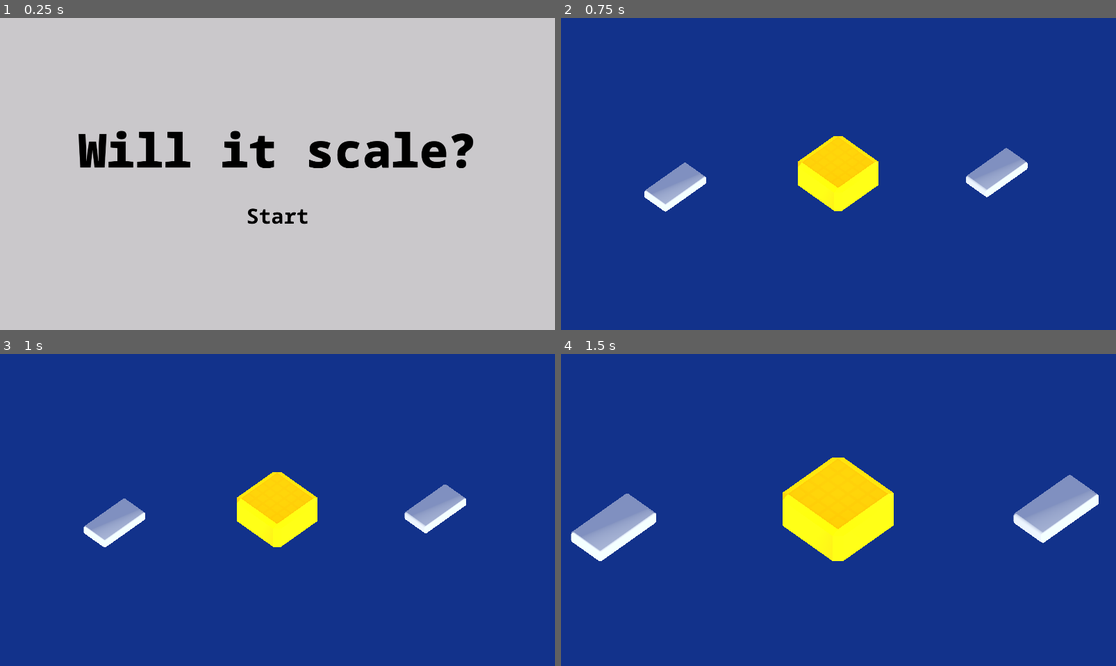
Above: before the commit, frames 1-4 (two rows, left to right).
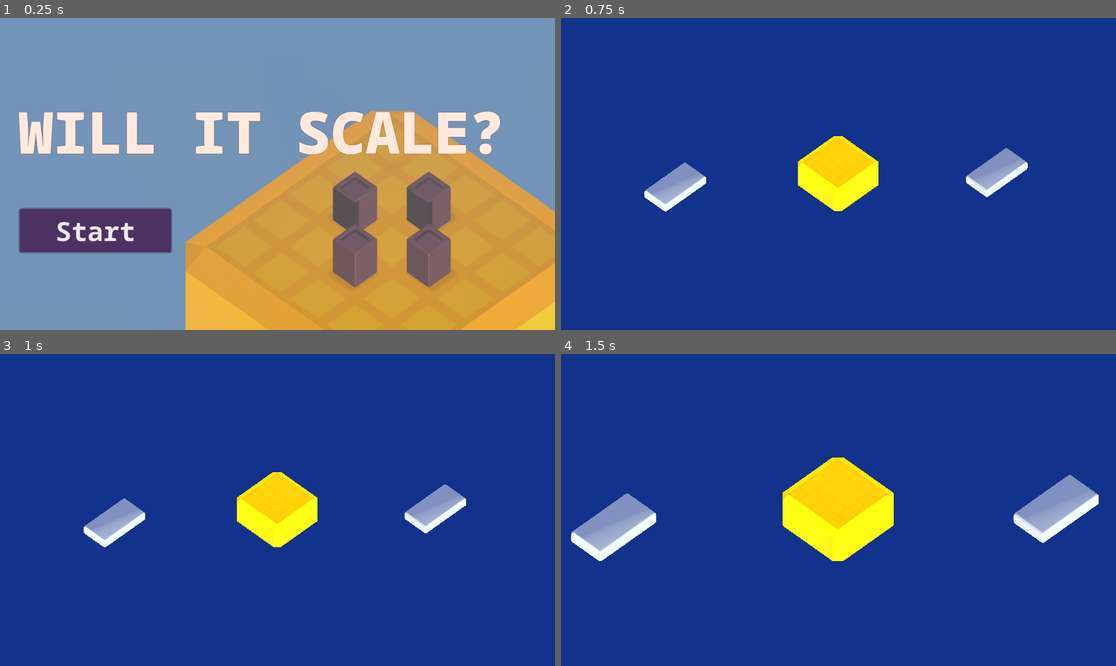
Above: after the commit, the same moments.

Repository: maroun-baydoun/will-it-scale
Game: Godot game, scene res://gui/title-screen.tscn
Same seed, same stepped clock (60 frames per second), same inputs: the game is played once before the commit and once after it.
Inputs (mouse positions are in pixels of both pictures, inside the frame that each line leads up to):
- Up to frame 1 (0.25 s): no input
- Up to frame 2 (0.75 s): click "Start" at 0.5 s
- Up to frame 3 (1 s): no input
- Up to frame 4 (1.5 s): move the mouse to (960, 494) at 1.27 s; hold Mouse wheel up (zoom_in) from 1.28 s (still down); click (960, 494) at 1.42 s

The runs differ from the first frame. In frame 1, 100% of the frame differs, in the area x 0-100%, y 0-100%; in frame 2, nothing differs; in frame 3, nothing differs; in frame 4, nothing differs.

Commit message:
Update the style of the title screen

Diff:
--- a/gui/title-screen.tscn
+++ b/gui/title-screen.tscn
@@ -1,8 +1,41 @@
-[gd_scene load_steps=4 format=3 uid="uid://44ttyactn16f"]
+[gd_scene load_steps=7 format=3 uid="uid://44ttyactn16f"]
 
 [ext_resource type="FontFile" uid="uid://bq78y68oopj5i" path="res://assets/fonts/NotoSansMono-Black.ttf" id="1_q5qxu"]
 [ext_resource type="Script" path="res://scripts/title-screen.gd" id="1_tnf8e"]
+[ext_resource type="Texture2D" uid="uid://bfjcoosfop2g7" path="res://assets/textures/splash.png" id="2_hcly1"]
 [ext_resource type="FontFile" uid="uid://cp55nkphtgax0" path="res://assets/fonts/NotoSansMono-Bold.ttf" id="2_jud00"]
+
+[sub_resource type="StyleBoxFlat" id="StyleBoxFlat_84125"]
+content_margin_left = 128.0
+content_margin_top = 16.0
+content_margin_right = 128.0
+content_margin_bottom = 16.0
+bg_color = Color(0.278431, 0.14902, 0.341176, 0.886275)
+border_width_left = 4
+border_width_top = 4
+border_width_right = 4
+border_width_bottom = 4
+border_color = Color(0.278431, 0.14902, 0.341176, 0.372549)
+corner_radius_top_left = 10
+corner_radius_top_right = 10
+corner_radius_bottom_right = 10
+corner_radius_bottom_left = 10
+
+[sub_resource type="StyleBoxFlat" id="StyleBoxFlat_qx56p"]
+content_margin_left = 128.0
+content_margin_top = 16.0
+content_margin_right = 128.0
+content_margin_bottom = 16.0
+bg_color = Color(0.160784, 0.0784314, 0.2, 0.886275)
+border_width_left = 4
+border_width_top = 4
+border_width_right = 4
+border_width_bottom = 4
+border_color = Color(0.278431, 0.14902, 0.341176, 0.372549)
+corner_radius_top_left = 10
+corner_radius_top_right = 10
+corner_radius_bottom_right = 10
+corner_radius_bottom_left = 10
 
 [node name="Node" type="Node"]
 script = ExtResource("1_tnf8e")
@@ -18,6 +51,16 @@
 grow_horizontal = 2
 grow_vertical = 2
 
+[node name="TextureRect" type="TextureRect" parent="CanvasLayer/TitleScreen"]
+layout_mode = 1
+anchors_preset = 15
+anchor_right = 1.0
+anchor_bottom = 1.0
+grow_horizontal = 2
+grow_vertical = 2
+texture = ExtResource("2_hcly1")
+stretch_mode = 6
+
 [node name="ColorRect" type="ColorRect" parent="CanvasLayer/TitleScreen"]
 layout_mode = 1
 anchors_preset = 15
@@ -25,40 +68,47 @@
 anchor_bottom = 1.0
 grow_horizontal = 2
 grow_vertical = 2
-color = Color(0.988235, 0.976471, 0.992157, 0.713726)
+color = Color(0.803922, 0.745098, 0.258824, 0.290196)
 
-[node name="CenterContainer2" type="CenterContainer" parent="CanvasLayer/TitleScreen"]
+[node name="MarginContainer" type="MarginContainer" parent="CanvasLayer/TitleScreen"]
 layout_mode = 1
-anchors_preset = 15
-anchor_right = 1.0
-anchor_bottom = 1.0
-grow_horizontal = 2
-grow_vertical = 2
+offset_right = 1808.0
+offset_bottom = 695.0
 size_flags_vertical = 3
 size_flags_stretch_ratio = 3.73
+theme_override_constants/margin_left = 64
+theme_override_constants/margin_top = 256
+theme_override_constants/margin_right = 64
+theme_override_constants/margin_bottom = 32
 
-[node name="VBoxContainer" type="VBoxContainer" parent="CanvasLayer/TitleScreen/CenterContainer2"]
+[node name="VBoxContainer" type="VBoxContainer" parent="CanvasLayer/TitleScreen/MarginContainer"]
 layout_mode = 2
-theme_override_constants/separation = 64
+theme_override_constants/separation = 128
 
-[node name="TitleLabel" type="Label" parent="CanvasLayer/TitleScreen/CenterContainer2/VBoxContainer"]
+[node name="TitleLabel" type="Label" parent="CanvasLayer/TitleScreen/MarginContainer/VBoxContainer"]
 unique_name_in_owner = true
 layout_mode = 2
-theme_override_colors/font_color = Color(0, 0, 0, 1)
+theme_override_colors/font_color = Color(1, 0.913725, 0.866667, 1)
+theme_override_colors/font_outline_color = Color(0.741176, 0.227451, 0.0470588, 0.152941)
+theme_override_constants/outline_size = 12
 theme_override_fonts/font = ExtResource("1_q5qxu")
-theme_override_font_sizes/font_size = 164
+theme_override_font_sizes/font_size = 200
 text = "Will it scale?"
+horizontal_alignment = 1
+uppercase = true
 
-[node name="StartButton" type="Button" parent="CanvasLayer/TitleScreen/CenterContainer2/VBoxContainer"]
+[node name="StartButton" type="Button" parent="CanvasLayer/TitleScreen/MarginContainer/VBoxContainer"]
 layout_mode = 2
-size_flags_horizontal = 4
-theme_override_colors/font_color = Color(0, 0, 0, 1)
-theme_override_colors/font_pressed_color = Color(0, 0.415686, 0.627451, 1)
-theme_override_colors/font_hover_color = Color(0, 0.415686, 0.627451, 1)
-theme_override_colors/font_focus_color = Color(0, 0, 0, 1)
+size_flags_horizontal = 0
+theme_override_colors/font_color = Color(1, 1, 1, 0.901961)
+theme_override_colors/font_pressed_color = Color(1, 1, 1, 1)
+theme_override_colors/font_hover_color = Color(1, 1, 1, 1)
+theme_override_colors/font_focus_color = Color(1, 1, 1, 1)
 theme_override_fonts/font = ExtResource("2_jud00")
-theme_override_font_sizes/font_size = 72
+theme_override_font_sizes/font_size = 92
+theme_override_styles/normal = SubResource("StyleBoxFlat_84125")
+theme_override_styles/hover = SubResource("StyleBoxFlat_qx56p")
+theme_override_styles/pressed = SubResource("StyleBoxFlat_qx56p")
 text = "Start"
-flat = true
 
-[connection signal="pressed" from="CanvasLayer/TitleScreen/CenterContainer2/VBoxContainer/StartButton" to="." method="_on_start_button_pressed"]
+[connection signal="pressed" from="CanvasLayer/TitleScreen/MarginContainer/VBoxContainer/StartButton" to="." method="_on_start_button_pressed"]
Binary file added: assets/textures/splash.png
Not shown, added: assets/textures/splash.png.import
